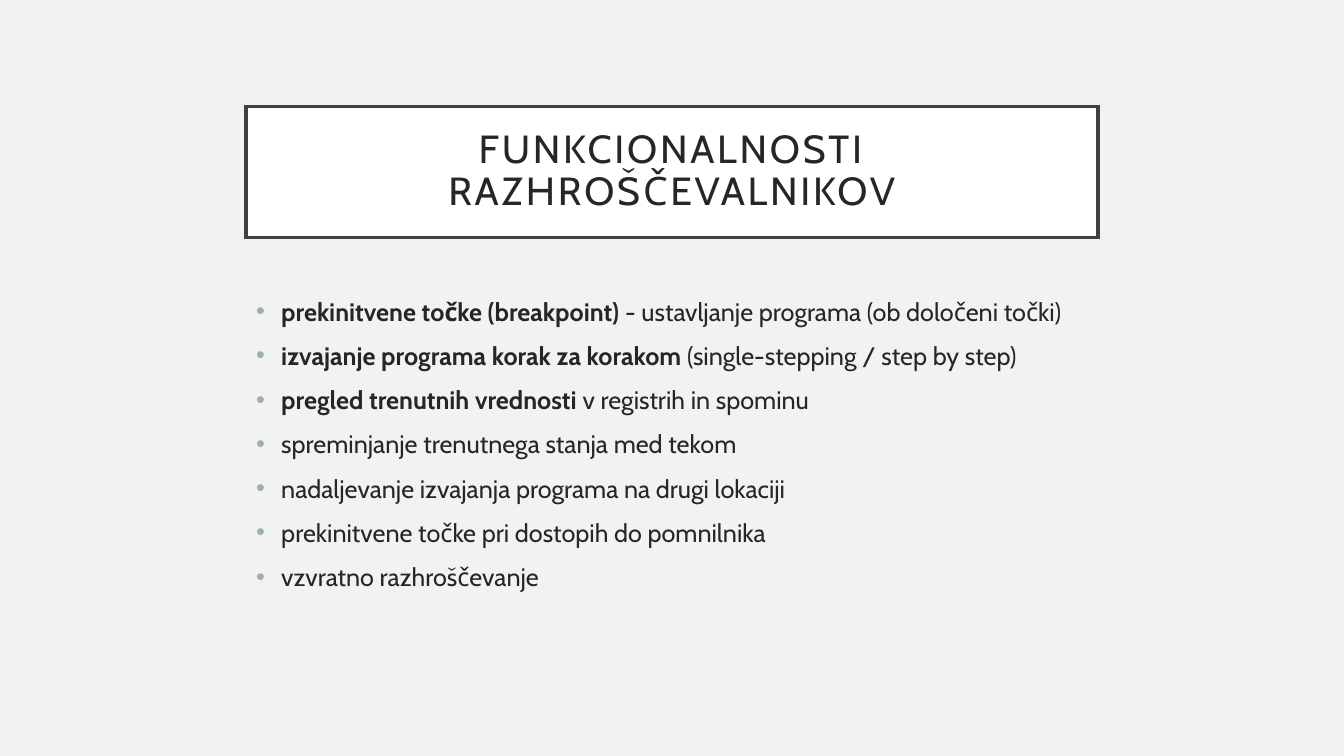
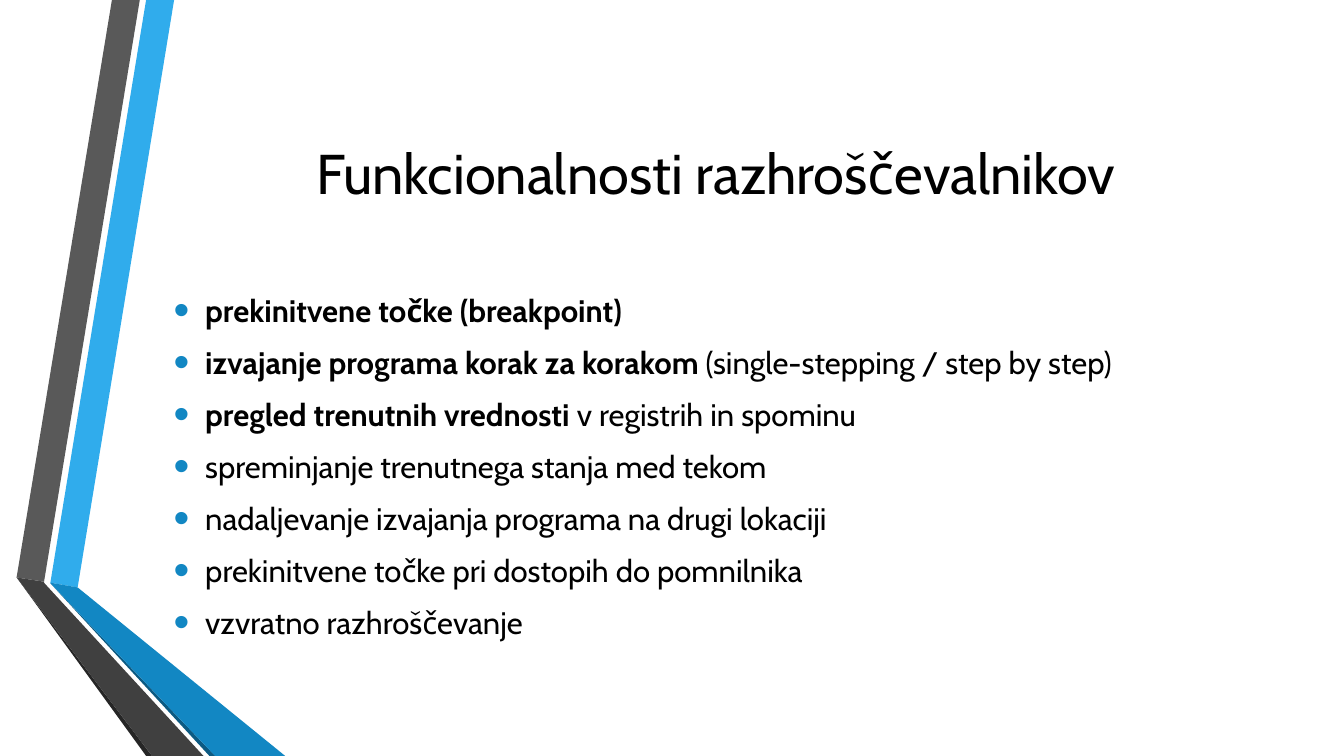
Before and after one commit to jakoberzar/razhroscevalniki, a slide deck: slide 5 of debuggers.pptx. Drawn at 1344x756 pixels with LibreOffice and Linux fonts; fonts in the diff are those of the drawing; background and template pictures are left out. Boxes give left, top, right and bottom in pixels: in the first picture for what was removed or moved away, otherwise in the second. Text is boxed around its words. In the diff, an @@ line names an element or a change of style, - is before the commit and + after.

```diff
--- a/debuggers.pptx
+++ b/debuggers.pptx
@@ background #F2F2F2 to picture (left out) @@
@@ title "Funkcionalnosti razhroščevalnikov": place and size @@
-title "Funkcionalnosti razhroščevalnikov" at <box>246,106,1098,237</box>
+title "Funkcionalnosti razhroščevalnikov" at <box>316,152,683,195</box>
@@ title "Funkcionalnosti razhroščevalnikov" at <box>316,152,683,195</box>: fill #FFFFFF to none; outline #404040 2.5 pt to none @@
@@ title at <box>316,152,683,195</box>: text changed; size 28 to 40 pt; text colour #262626 to #000000 @@
-FUNKCIONALNOSTI RAZHROŠČEVALNIKOV
+Funkcionalnosti razhroščevalnikov
@@ text "prekinitvene točke (breakpoint)": place and size @@
-text "prekinitvene točke (breakpoint)" at <box>281,302,1017,587</box>
+text "prekinitvene točke (breakpoint)" at <box>205,298,1112,635</box>
@@ text "prekinitvene točke (breakpoint)" at <box>205,298,1112,635</box>: vertical alignment top to middle @@
@@ text at <box>205,298,622,330</box>: text changed; size 18 to 22.2 pt; text colour #262626 to #000000; bold on @@
-• prekinitvene točke (breakpoint) - ustavljanje programa (ob določeni točki)
+• prekinitvene točke (breakpoint)
@@ text at <box>205,350,1112,635</box>: size 18 to 22.2 pt, text colour #262626 to #000000 in "izvajanje programa korak za korakom (single-stepping / ...", "pregled trenutnih vrednosti v registrih in spominu", "spreminjanje trenutnega stanja med tekom", "nadaljevanje izvajanja programa na drugi lokaciji" and 2 more places; indent changed; bullet colour #9BAFB5 to #1287C3 @@
@@ group added at <box>16,0,285,756</box>: 6 freeform shapes @@
```
Also in this commit, not shown: 27 other slides changed, 3 slides added, 1 slide removed, 3 other files.
